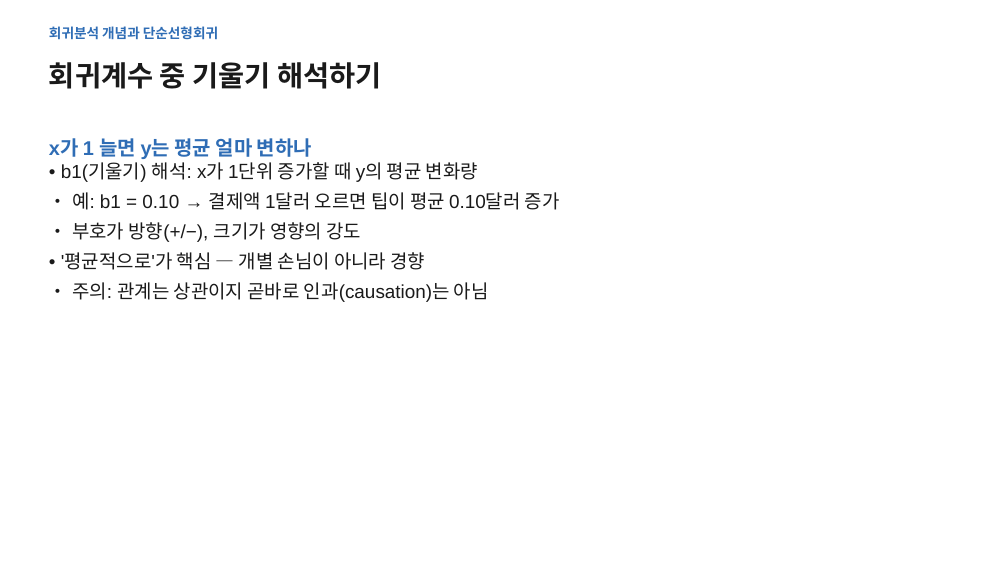
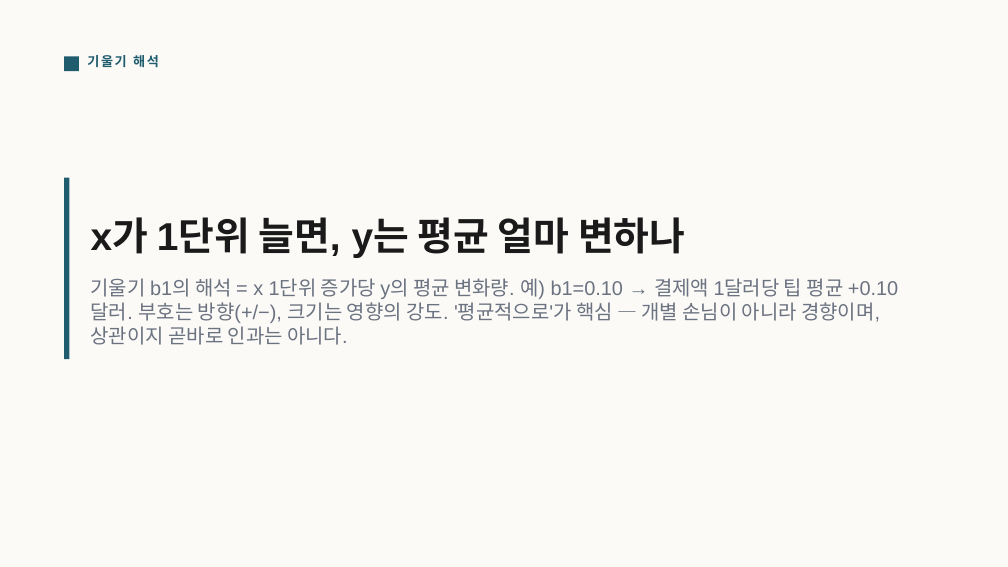
Before and after one commit to Feellived/tobigs-26th-stat-inference-regression, a slide deck: slide 30 of lecture/발표자료_통계적추론과회귀분석.pptx (slide 26 before the commit). Drawn at 1008x567 pixels with LibreOffice and Linux fonts; fonts in the diff are those of the drawing. Boxes give left, top, right and bottom in pixels: in the first picture for what was removed or moved away, otherwise in the second. Text is boxed around its words. In the diff, an @@ line names an element or a change of style, - is before the commit and + after.

```diff
--- a/lecture/발표자료_통계적추론과회귀분석.pptx
+++ b/lecture/발표자료_통계적추론과회귀분석.pptx
@@ rectangle added at <box>0,0,1008,567</box>, fill #FBFAF7 @@
@@ text removed at <box>49,26,218,40</box> @@
-회귀분석 개념과 단순선형회귀
@@ rectangle added at <box>64,57,79,71</box>, fill #1F5C6E @@
@@ text at <box>87,55,159,67</box>: text changed; size 27 to 12.5 pt; text colour #1A1A1A to #1F5C6E @@
-회귀계수 중 기울기 해석하기
+기울기 해석
@@ rectangle added at <box>64,178,70,359</box>, fill #1F5C6E @@
@@ text "x가 1단위 늘면, y는 평균 ..." at <box>91,217,898,345</box>: vertical alignment top to middle @@
@@ text at <box>91,217,898,345</box>: text changed; size 18 to 19 pt; text colour #1A1A1A to #6B7280 @@
-x가 1 늘면 y는 평균 얼마 변하나
-• b1(기울기) 해석: x가 1단위 증가할 때 y의 평균 변화량
-• 예: b1 = 0.10 → 결제액 1달러 오르면 팁이 평균 0.10달러 증가
-• 부호가 방향(+/−), 크기가 영향의 강도
-• '평균적으로'가 핵심 — 개별 손님이 아니라 경향
-• 주의: 관계는 상관이지 곧바로 인과(causation)는 아님
+x가 1단위 늘면, y는 평균 얼마 변하나
+기울기 b1의 해석 = x 1단위 증가당 y의 평균 변화량. 예) b1=0.10 → 결제액 1달러당 팁 평균 +0.10달러. 부호는 방향(+/−), 크기는 영향의 강도. '평균적으로'가 핵심 — 개별 손님이 아니라 경향이며, 상관이지 곧바로 인과는 아니다.
```
Also in this commit, not shown: 24 other slides changed, 20 slides added, 14 slides removed, 4 other files.
